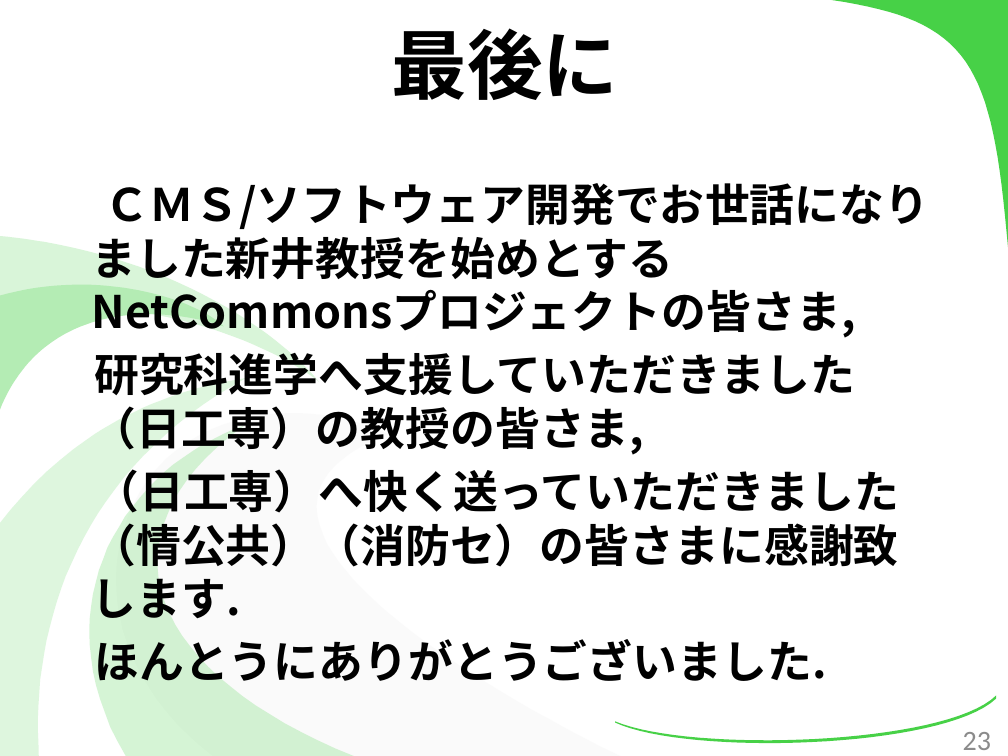
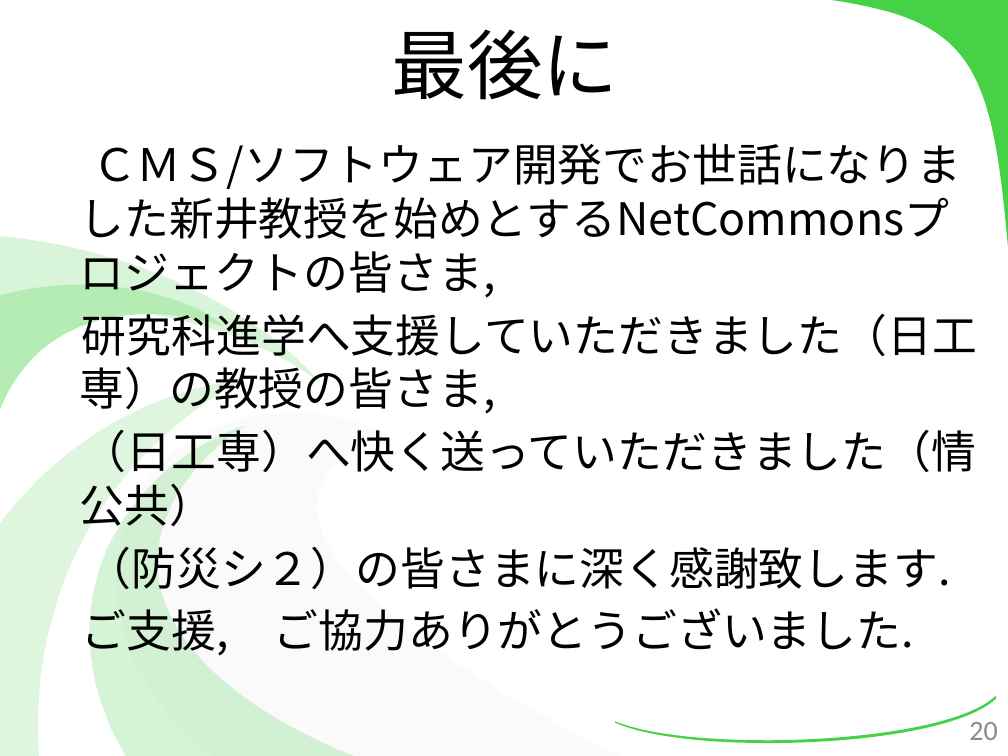
Before and after one commit to kotaro0717/Report-Management, a slide deck: slide 20 of 2.最終報告/3.発表資料/報告資料(最終).pptx (slide 23 before the commit). Drawn at 1008x756 pixels with LibreOffice and Linux fonts; fonts in the diff are those of the drawing. Boxes give left, top, right and bottom in pixels: in the first picture for what was removed or moved away, otherwise in the second. Text is boxed around its words. In the diff, an @@ line names an element or a change of style, - is before the commit and + after.

```diff
--- a/2.最終報告/3.発表資料/報告資料(最終).pptx
+++ b/2.最終報告/3.発表資料/報告資料(最終).pptx
@@ title "最後に" at (392,29,619,100): bold off @@
@@ text "ＣＭＳ/ソフトウェア開発でお世話になりました新井教授を始めとするNetCommonsプロジェクトの皆さま,": place and size @@
-text "ＣＭＳ/ソフトウェア開発でお世話になりました新井教授を始めとするNetCommonsプロジェクトの皆さま," at (92,183,930,681)
+text "ＣＭＳ/ソフトウェア開発でお世話になりました新井教授を始めとするNetCommonsプロジェクトの皆さま," at (80,143,977,659)
@@ text at (80,143,977,414): bold off in "ＣＭＳ/ソフトウェア開発でお世話になりました新井教授を始めとするNetCommonsプロジェクトの皆さま,", "研究科進学へ支援していただきました（日工専）の教授の皆さま," @@
@@ text at (80,426,976,659): text changed; bold off @@
-（日工専）へ快く送っていただきました（情公共）（消防セ）の皆さまに感謝致します.
-ほんとうにありがとうございました.
+（日工専）へ快く送っていただきました（情公共）
+（防災シ２）の皆さまに深く感謝致します.
+ご支援, ご協力ありがとうございました.
@@ page number removed at (963,732,991,750) @@
-23
@@ page number added at (969,722,997,740), 20 pt, text #8C8C8C @@
+20
```
Also in this commit, not shown: 28 other slides changed, 9 slides added, 2 slides removed, 1 other file.
